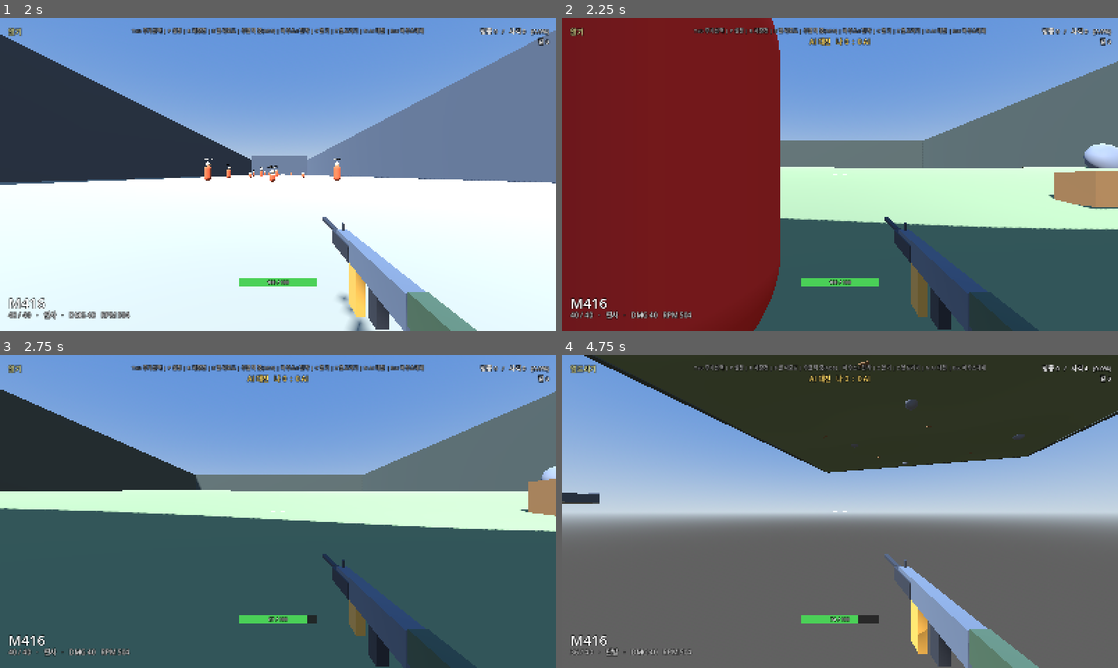
Above: before the commit, frames 1-4 (two rows, left to right).
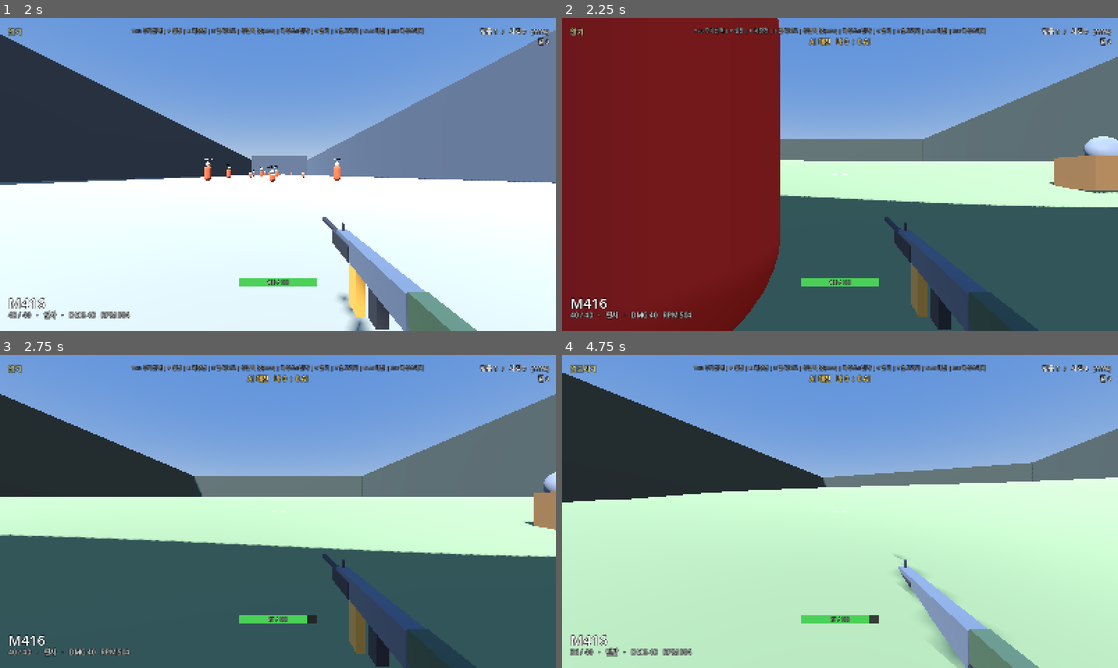
Above: after the commit, the same moments.

Repository: wqrvQ2WR/pubg-aim-trainer
Game: Godot game, scene res://scenes/Main.tscn
Two runs of this game, one before a commit and one after it. Both use one fixed random seed, a clock stepped at 60 frames per second and the inputs below.
Inputs (mouse positions are in pixels of both pictures, inside the frame that each line leads up to):
- Up to frame 1 (2 s): tap Enter at 0.5 s; move the mouse to (305, 174) at 0.52 s; hold Right mouse button (ads) 0.53-1.28 s; hold W (move_forward) from 0.53 s (still down); tap Space (jump) at 0.77, 1.52 s; move the mouse to (250, 174) at 1.27 s; tap C (crouch) at 1.35 s
- Up to frame 2 (2.25 s): keep holding W (move_forward); move the mouse to (851, 168) at 2.02 s; hold N (duel_toggle) from 2.03 s (still down)
- Up to frame 3 (2.75 s): keep holding W (move_forward); keep holding N (duel_toggle)
- Up to frame 4 (4.75 s): keep holding W (move_forward); move the mouse to (834, 517) at 2.77 s; release N (duel_toggle) at 2.78 s; click (834, 517) at 2.85 s; tap Space (jump) at 3.02, 3.77, 4.52 s; move the mouse to (878, 514) at 3.52 s; hold B (fire_mode_switch) 3.53-4.28 s; move the mouse to (795, 508) at 4.27 s; tap Z (prone) at 4.35 s

Frame 1 is identical in both runs. In frame 2, 7.8% of the frame differs, in the area x 30-100%, y 0-100%; in frame 3, 12%; in frame 4, 92%, in the area x 0-100%, y 0-100%.

Commit message:
아레나 진입시 플레이어가 그 자리에 고정되던 버그 수정
원인: 능선 지형의 물리 충돌을 굴곡진 trimesh(ConcavePolygonShape3D)
로 만들었는데, 캐릭터 캡슐이 경사면 삼각형 이음새에 끼어 이동
입력이 있어도 net 이동량이 0이 되는 문제였음(연습 사격장은 평평한
BoxShape3D라 발생하지 않았음).

지형은 시각적 메시만 남기고 물리 충돌은 아예 만들지 않는 방식으로
교체. 대신 Player/AIBot이 매 프레임 height_at_world()로 자기 위치의
지형 높이를 직접 계산해 Y좌표를 스냅함(끼임 자체가 불가능한 구조).
벽/엄폐물은 기존처럼 단순 Box/Sphere 충돌체 유지.

겸사겸사 AI가 능선/바위에 시야가 가려지면 제자리에 멈춰만 있던
부분도 수정 - 시야 없어도 플레이어 방향으로 계속 접근하도록 함.

Diff:
--- a/scripts/AIBot.gd
+++ b/scripts/AIBot.gd
@@ -38,6 +38,8 @@
 var is_dead: bool = false
 var player: Node3D = null
 var spawn_points: Array = []
+var terrain_provider: Node = null
+const GROUND_CLEARANCE := 0.02
 
 var fire_timer: float = 0.0
 var sight_timer: float = 0.0
@@ -247,13 +249,16 @@
 
 
 func _physics_process(delta: float) -> void:
-	if not is_on_floor():
+	if terrain_provider:
+		velocity.y = 0.0
+	elif not is_on_floor():
 		velocity.y -= 20.0 * delta
 
 	if is_dead or not player or player.is_dead:
 		velocity.x = 0.0
 		velocity.z = 0.0
 		move_and_slide()
+		_snap_to_terrain()
 		return
 
 	var to_player := player.global_position - global_position
@@ -296,7 +301,22 @@
 			fire_timer = fire_interval
 	else:
 		sight_timer = 0.0
-		velocity.x = move_toward(velocity.x, 0.0, move_speed * 4.0 * delta)
-		velocity.z = move_toward(velocity.z, 0.0, move_speed * 4.0 * delta)
+		if dist > 1.5:
+			var seek_dir := to_player.normalized()
+			velocity.x = seek_dir.x * move_speed * 0.8
+			velocity.z = seek_dir.z * move_speed * 0.8
+			var seek_yaw := atan2(seek_dir.x, seek_dir.z)
+			rotation.y = lerp_angle(rotation.y, seek_yaw, turn_speed * delta)
+		else:
+			velocity.x = 0.0
+			velocity.z = 0.0
 
 	move_and_slide()
+	_snap_to_terrain()
+
+
+func _snap_to_terrain() -> void:
+	if not terrain_provider:
+		return
+	var h: float = terrain_provider.height_at_world(global_position.x, global_position.z)
+	global_position.y = h + GROUND_CLEARANCE
--- a/scripts/DuelArena.gd
+++ b/scripts/DuelArena.gd
@@ -80,12 +80,9 @@
 	mesh_inst.mesh = mesh
 	mesh_inst.material_override = mat
 	add_child(mesh_inst)
-
-	var body := StaticBody3D.new()
-	var coll := CollisionShape3D.new()
-	coll.shape = mesh.create_trimesh_shape()
-	body.add_child(coll)
-	add_child(body)
+	# 지형은 시각적 메시만 두고 물리 충돌은 만들지 않는다. 굴곡진 trimesh
+	# 충돌체는 캐릭터 캡슐이 경사면 이음새에 끼는 문제를 일으킬 수 있어서,
+	# 대신 Player/AIBot이 height_at_world()로 매 프레임 높이를 직접 스냅한다.
 
 
 func _build_walls() -> void:
--- a/scripts/DuelManager.gd
+++ b/scripts/DuelManager.gd
@@ -49,6 +49,7 @@
 	score_changed.emit(player_kills, ai_kills)
 
 	if player:
+		player.set_terrain_height_provider(arena)
 		player.set_temp_spawn(arena.player_start)
 		player.teleport_to(arena.player_start)
 		player.heal_full()
@@ -63,6 +64,7 @@
 		ai_bot.queue_free()
 		ai_bot = null
 	if player:
+		player.set_terrain_height_provider(null)
 		player.clear_temp_spawn()
 		player.teleport_to(player.spawn_position)
 		player.heal_full()
@@ -78,6 +80,7 @@
 	bot.set_script(AIBotScript)
 	bot.player = player
 	bot.spawn_points = points
+	bot.terrain_provider = arena
 	add_child(bot)
 	bot.set_difficulty(difficulty)
 	bot.ai_died.connect(_on_ai_died)
--- a/scripts/Player.gd
+++ b/scripts/Player.gd
@@ -68,6 +68,8 @@
 var spawn_position: Vector3
 var temp_spawn: Vector3 = Vector3.ZERO
 var has_temp_spawn: bool = false
+var terrain_height_provider: Node = null
+const GROUND_CLEARANCE := 0.02
 
 
 func _ready() -> void:
@@ -117,6 +119,10 @@
 func heal_full() -> void:
 	health = MAX_HEALTH
 	health_changed.emit(health, MAX_HEALTH)
+
+
+func set_terrain_height_provider(provider: Node) -> void:
+	terrain_height_provider = provider
 
 
 func teleport_to(pos: Vector3) -> void:
@@ -453,13 +459,16 @@
 
 
 func _physics_process(delta: float) -> void:
-	if not is_on_floor():
+	if terrain_height_provider:
+		velocity.y = 0.0
+	elif not is_on_floor():
 		velocity.y -= 20.0 * delta
 
 	if is_dead:
 		velocity.x = 0.0
 		velocity.z = 0.0
 		move_and_slide()
+		_snap_to_terrain()
 		return
 
 	var input_dir := Input.get_vector("move_left", "move_right", "move_forward", "move_back")
@@ -487,7 +496,15 @@
 		velocity.z = move_toward(velocity.z, 0, speed * 6.0 * delta)
 
 	move_and_slide()
+	_snap_to_terrain()
 	_process_firing(delta)
+
+
+func _snap_to_terrain() -> void:
+	if not terrain_height_provider:
+		return
+	var h: float = terrain_height_provider.height_at_world(global_position.x, global_position.z)
+	global_position.y = h + GROUND_CLEARANCE
 
 
 func _process_firing(delta: float) -> void:
